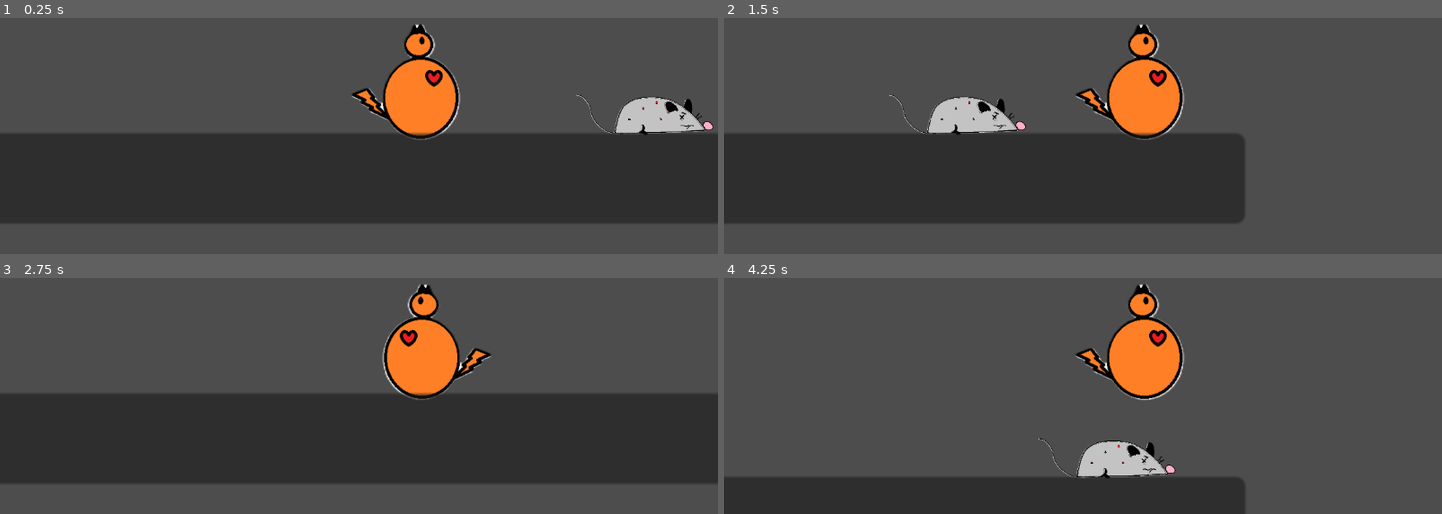
Above: before the commit, frames 1-4 (two rows, left to right).
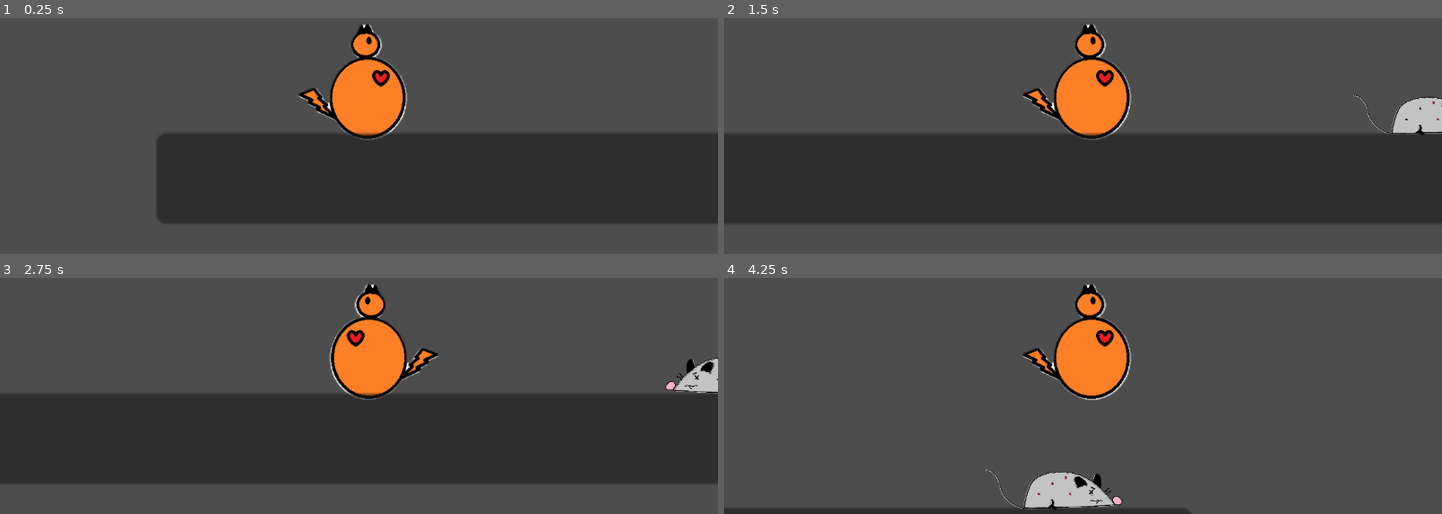
Above: after the commit, the same moments.

Repository: noor741/calHacks
Game: Godot game, scene res://scene_1.tscn
The game is run twice, just before and just after one commit, with the same random seed, the same clock (stepped at 60 frames per second) and the same inputs.
Inputs:
- Up to frame 1 (0.25 s): no input
- Up to frame 2 (1.5 s): tap Enter (ui_accept) at 0.5, 0.77 s; hold Right (ui_right) from 0.53 s (still down)
- Up to frame 3 (2.75 s): tap Enter (ui_accept) at 1.52 s; release Right (ui_right) at 2.03 s; hold Left (ui_left) from 2.03 s (still down)
- Up to frame 4 (4.25 s): release Left (ui_left) at 2.78 s; hold Right (ui_right) from 2.78 s (still down); tap Enter (ui_accept) at 3.02, 3.77 s

The runs differ from the first frame. In frame 1, 16% of the frame differs, in the area x 0-100%, y 2-87%; in frame 2, 19%, in the area x 23-100%, y 2-87%; in frame 3, 6.8%; in frame 4, 17%.

Commit message:
somethig

Diff:
--- a/scene_1.tscn
+++ b/scene_1.tscn
@@ -32,12 +32,13 @@
 [node name="Scene1" type="Node2D"]
 
 [node name="theCat" type="CharacterBody2D" parent="."]
-position = Vector2(-34, -2)
+position = Vector2(-182, -3)
 script = ExtResource("1_m1adp")
 metadata/_edit_group_ = true
 
 [node name="Camera2D" type="Camera2D" parent="theCat"]
 position = Vector2(0, -27)
+offset = Vector2(17, 0)
 zoom = Vector2(5, 5)
 metadata/_edit_group_ = true
 
@@ -60,11 +61,12 @@
 [node name="World" type="StaticBody2D" parent="."]
 
 [node name="Ground" type="CollisionShape2D" parent="World"]
+visible = false
 shape = SubResource("WorldBoundaryShape2D_u7nbe")
 debug_color = Color(0.337255, 0.611765, 0.341176, 0.419608)
 
 [node name="Pillar1" type="CollisionShape2D" parent="World"]
-position = Vector2(-225, -103.75)
+position = Vector2(-217, -103)
 shape = SubResource("RectangleShape2D_476os")
 
 [node name="Pillar2" type="CollisionShape2D" parent="World"]
--- a/scene_2.tscn
+++ /dev/null
@@ -1,8 +0,0 @@
-[gd_scene format=3 uid="uid://cp72k3rs7yons"]
-
-[node name="Scene 2" type="Node2D"]
-
-[node name="CharacterBody2D" type="CharacterBody2D" parent="."]
-floor_constant_speed = true
-
-[node name="StaticBody2D" type="StaticBody2D" parent="."]
--- a/theCat.gd
+++ b/theCat.gd
@@ -1,7 +1,7 @@
 extends CharacterBody2D
 
 
-const SPEED = 300.0
+const SPEED = 220.0
 const JUMP_VELOCITY = -300.0
 
 # Get the gravity from the project settings to be synced with RigidBody nodes.
